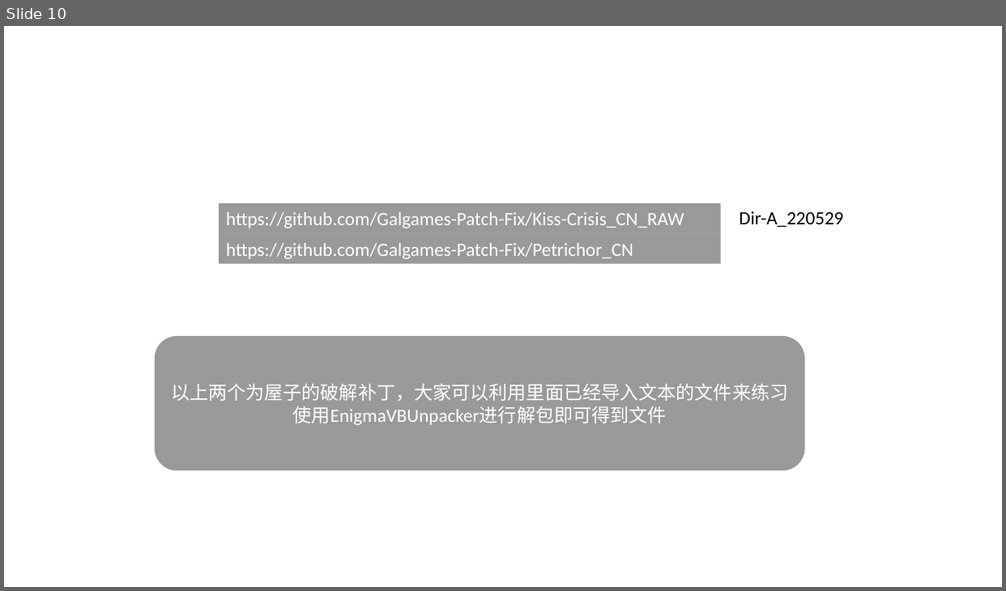
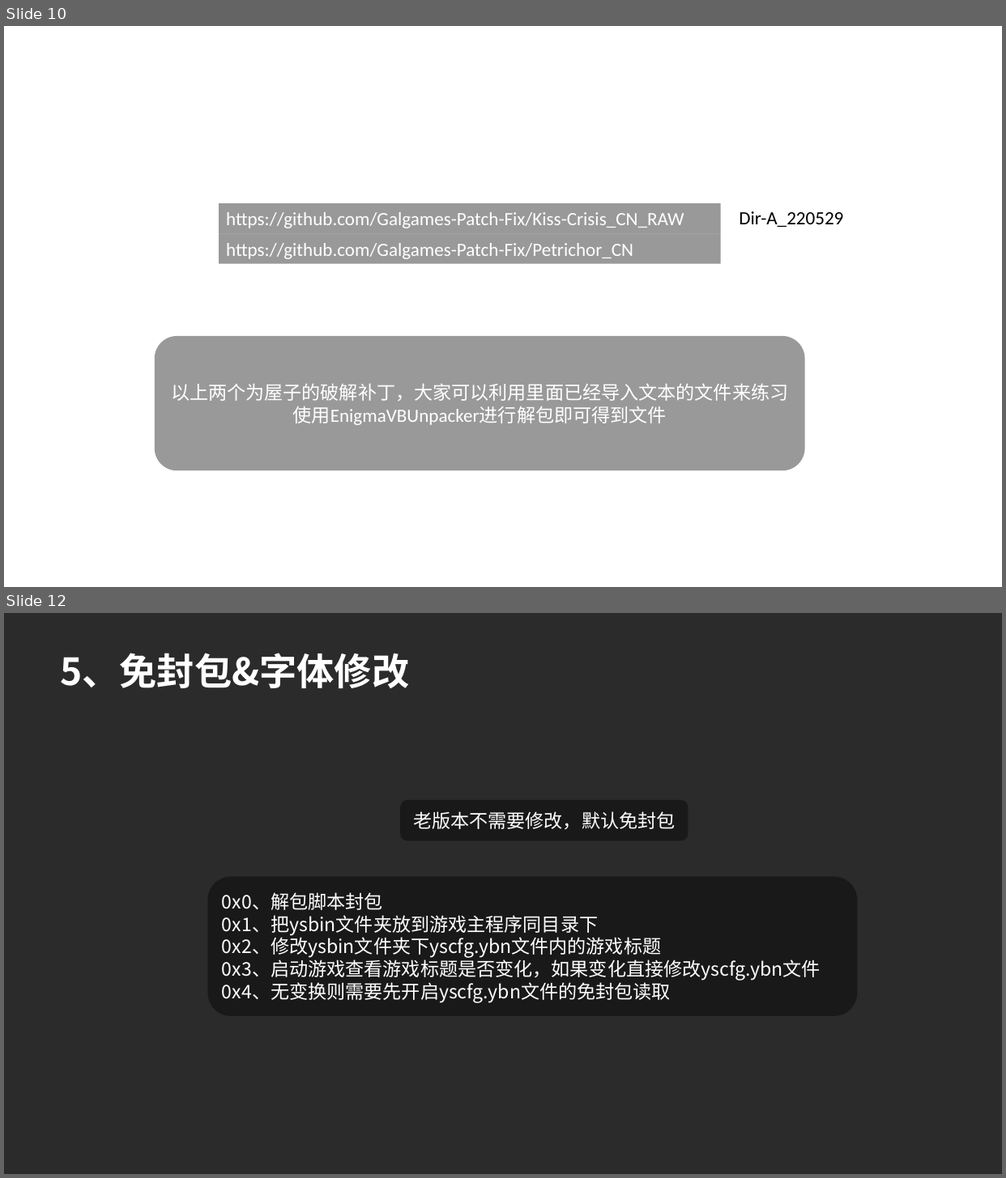
Before and after one commit to ZQF-ReVN/VN_Localization_Tutorials, a slide deck: Gal汉化实例/[Gal汉化实例] YU-RIS引擎/Gal汉化实例.pptx. Shown one above the other, each under a label of ours: slide 10 before the commit, slides 10 and 12 after it; the slides between them are not shown. The pictures are 1006x591 and 1006x1178 pixels, drawn with LibreOffice and Linux fonts; fonts in the diff are those of the drawing; background and template pictures are left out; a plain dark background stands for a picture behind light text. Boxes give left, top, right and bottom in pixels: in the first picture for what was removed or moved away, otherwise in the second. Text is boxed around its words. In the diff, an @@ line names an element or a change of style, - is before the commit and + after.

```diff
--- a/Gal汉化实例/[Gal汉化实例] YU-RIS引擎/Gal汉化实例.pptx
+++ b/Gal汉化实例/[Gal汉化实例] YU-RIS引擎/Gal汉化实例.pptx
@@ slide 12 added at [4, 613, 1002, 1174], background picture (left out) @@
@@ text added at [60, 653, 409, 688], 36 pt, text #FFFFFF, bold @@
+5、免封包&字体修改
@@ rounded rectangle added at [400, 800, 688, 841], fill #000000 at 40% opacity, 18 pt, text #FFFFFF @@
+老版本不需要修改，默认免封包
@@ rounded rectangle added at [207, 876, 858, 1016], fill #000000 at 40% opacity, 18 pt, text #FFFFFF @@
+0x0、解包脚本封包
+0x1、把ysbin文件夹放到游戏主程序同目录下
+0x2、修改ysbin文件夹下yscfg.ybn文件内的游戏标题
+0x3、启动游戏查看游戏标题是否变化，如果变化直接修改yscfg.ybn文件
+0x4、无变换则需要先开启yscfg.ybn文件的免封包读取
```
Also in this commit, not shown: 1 slide changed, 1 other slide added.
